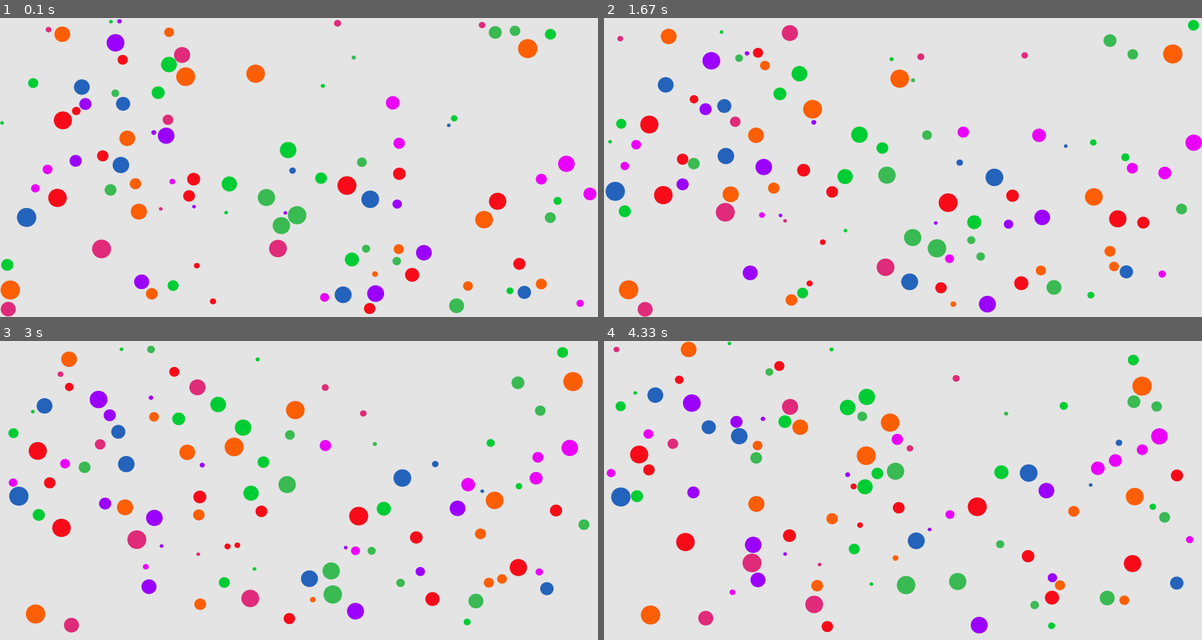
Above: before the commit, frames 1-4 (two rows, left to right).
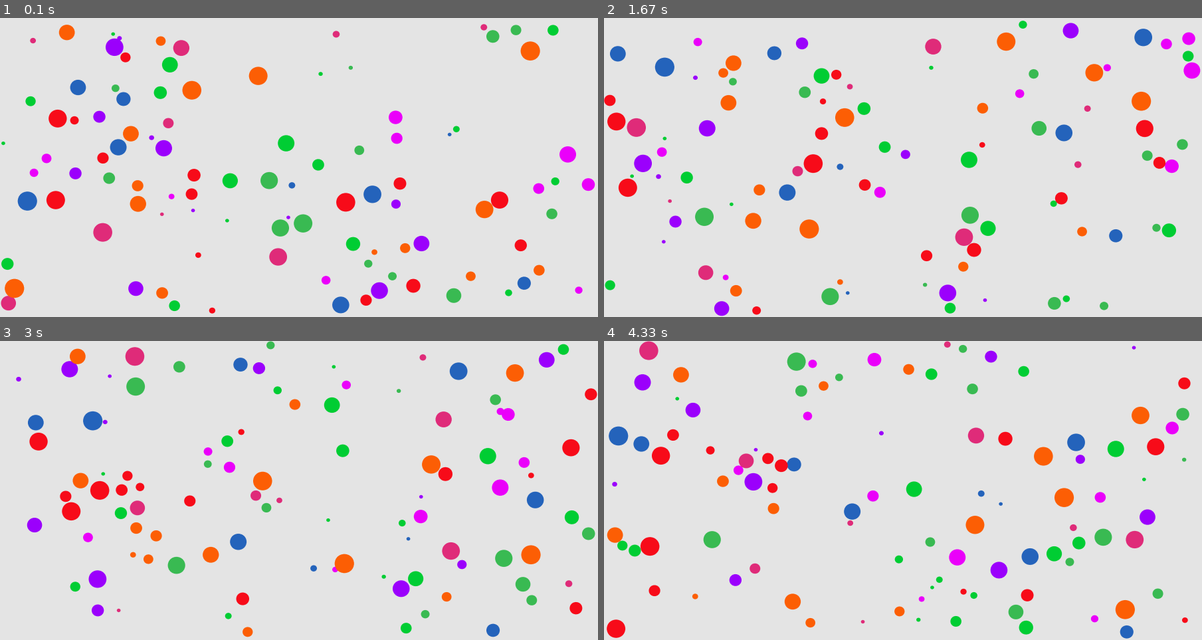
Above: after the commit, the same moments.

Repository: LePhilippeDucTai/physics_ball
Game: pygame game, started from main.py
The game is run twice, just before and just after one commit, with the same random seed, the same clock (stepped at 60 frames per second) and the same inputs.
Inputs:
- Up to frame 1 (0.1 s): no input
- Up to frame 2 (1.67 s): no input
- Up to frame 3 (3 s): no input
- Up to frame 4 (4.33 s): no input

The runs differ from the first frame. In frame 1, 9.8% of the frame differs, in the area x 0-100%, y 0-100%; in frame 2, 14%; in frame 3, 14%; in frame 4, 15%, in the area x 0-99%, y 0-100%.

Commit message:
Correction is now better computed. Needs some refactoring for the collide_two function.

Diff:
--- a/balls.py
+++ b/balls.py
@@ -73,15 +73,15 @@
             pos_2, radius_2 = self.positions[j], self.radiuses[j]
             are_close = is_close(pos_1, pos_2, radius_1, radius_2)
             if are_close:
+                self.positions[i], self.positions[j] = positions_correction(
+                    self.positions[i], self.positions[j], radius_1, radius_2
+                )
                 v1, v2 = self.velocities[i], self.velocities[j]
                 v1_p, v2_p = compute_collision_velocities(
-                    pos_1, v1, pos_2, v2, radius_1, radius_2
+                    self.positions[i], v1, self.positions[j], v2, radius_1, radius_2
                 )
                 self.velocities[i] = v1_p * self.bouncinesses[i]
                 self.velocities[j] = v2_p * self.bouncinesses[j]
-                self.positions[i], self.positions[j] = positions_correction(
-                    self.positions[i], self.positions[j], radius_1, radius_2
-                )
 
     def update(self, dt: float):
         self.collide_two(dt)
--- a/constants.py
+++ b/constants.py
@@ -8,9 +8,9 @@
 MIN_BOUNCINESS = 0.99999
 MAX_BOUNCINESS = 1
 X_VELOCITY = 50
-Y_VELOCITY = 50
+Y_VELOCITY = 200
 BACKGROUND_COLOR = (230, 230, 230)
-DT = 0.05
+DT = 0.1
 
 N_FRAMES = 60
 COLORS = {
